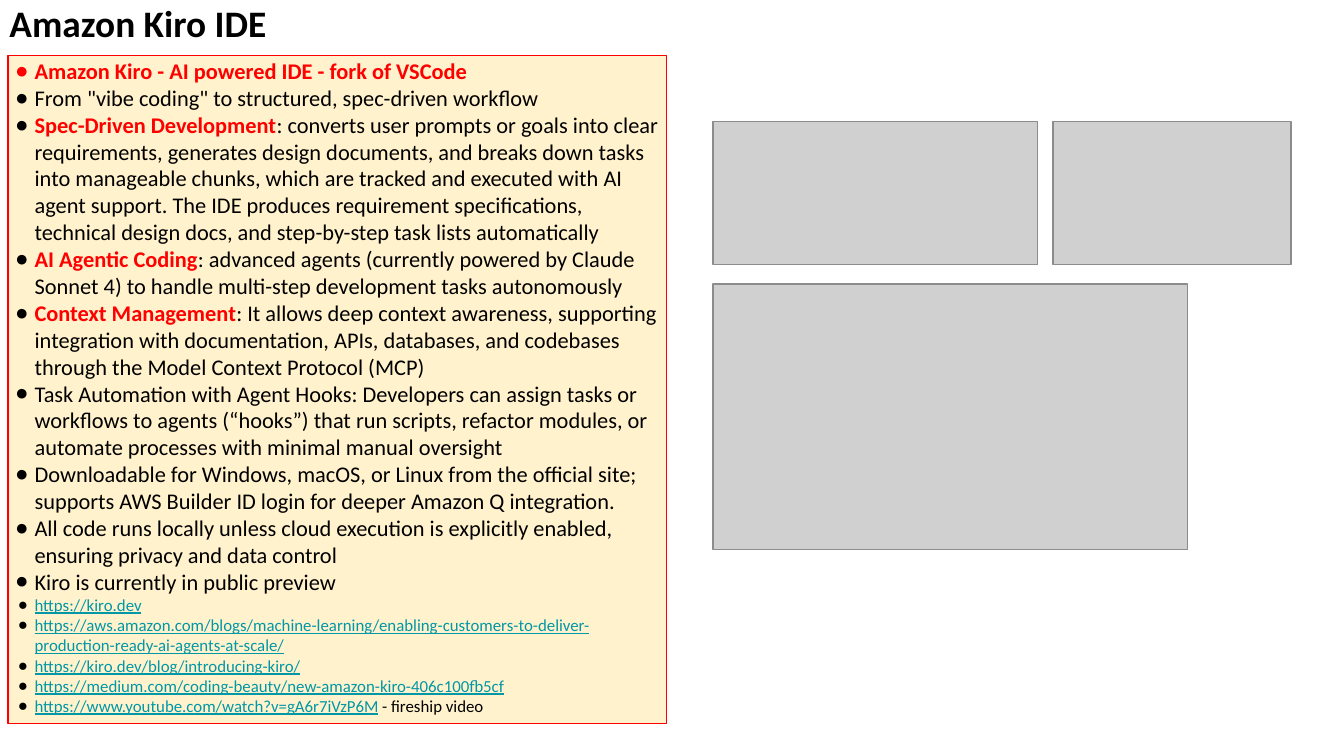
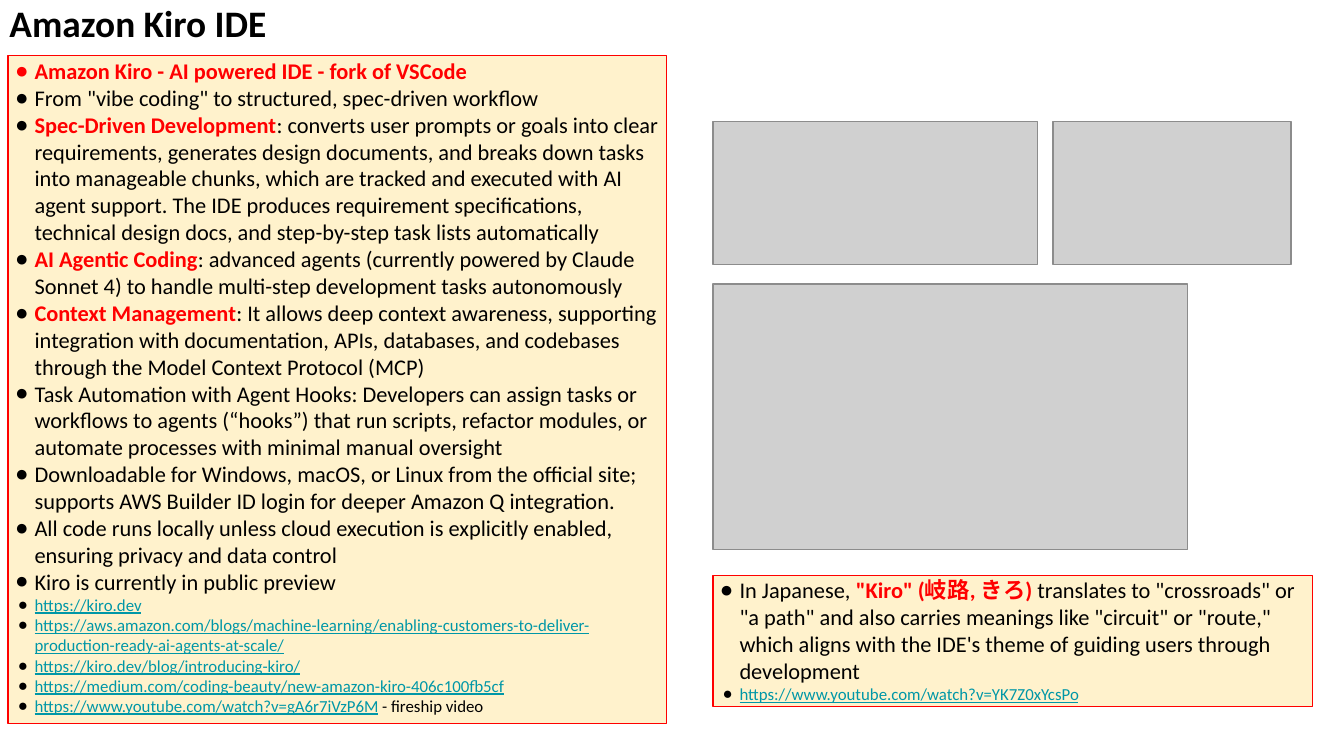
Before and after one commit to lselector/seminar, a slide deck: slide 11 of 2025/2025-09-19-AI-Updates.pptx. Drawn at 1344x756 pixels with LibreOffice and Linux fonts; fonts in the diff are those of the drawing; grey boxes stand for pictures. Boxes give left, top, right and bottom in pixels: in the first picture for what was removed or moved away, otherwise in the second. Text is boxed around its words. In the diff, an @@ line names an element or a change of style, - is before the commit and + after.

```diff
--- a/2025/2025-09-19-AI-Updates.pptx
+++ b/2025/2025-09-19-AI-Updates.pptx
@@ rectangle added at [714,575,1313,707], fill #FFF2CC, outline #FF0000 0.75 pt, 12 pt, text #000000 @@
+● In Japanese, "Kiro" (岐路, きろ) translates to "crossroads" or "a path" and also carries meanings like "circuit" or "route," which aligns with the IDE's theme of guiding users through development
+● https://www.youtube.com/watch?v=YK7Z0xYcsPo
```
Also in this commit, not shown: 5 other slides changed.
